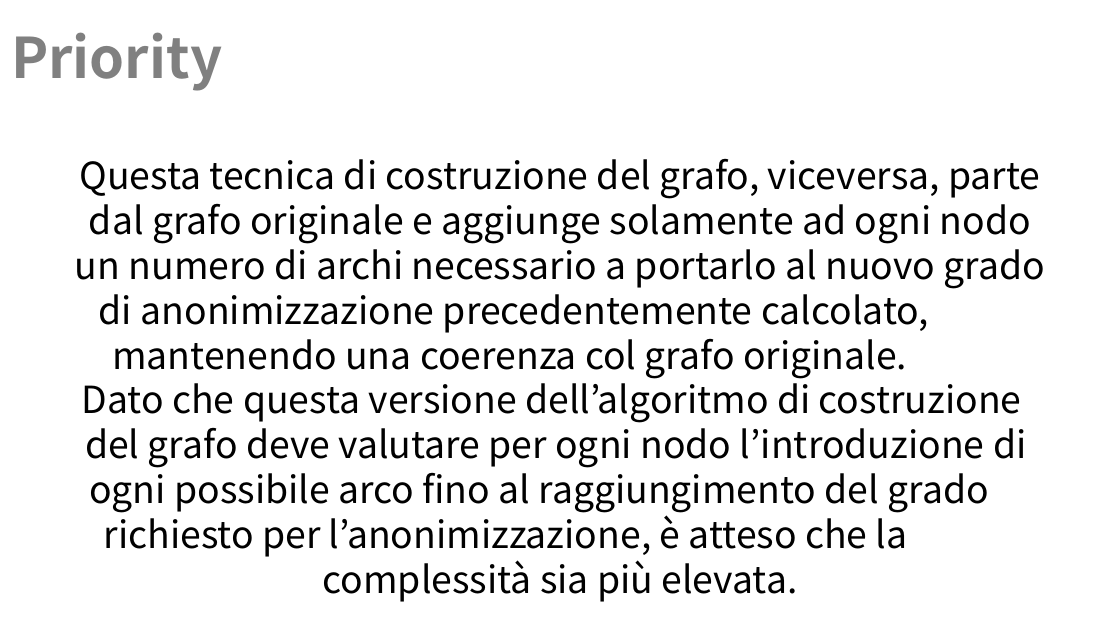
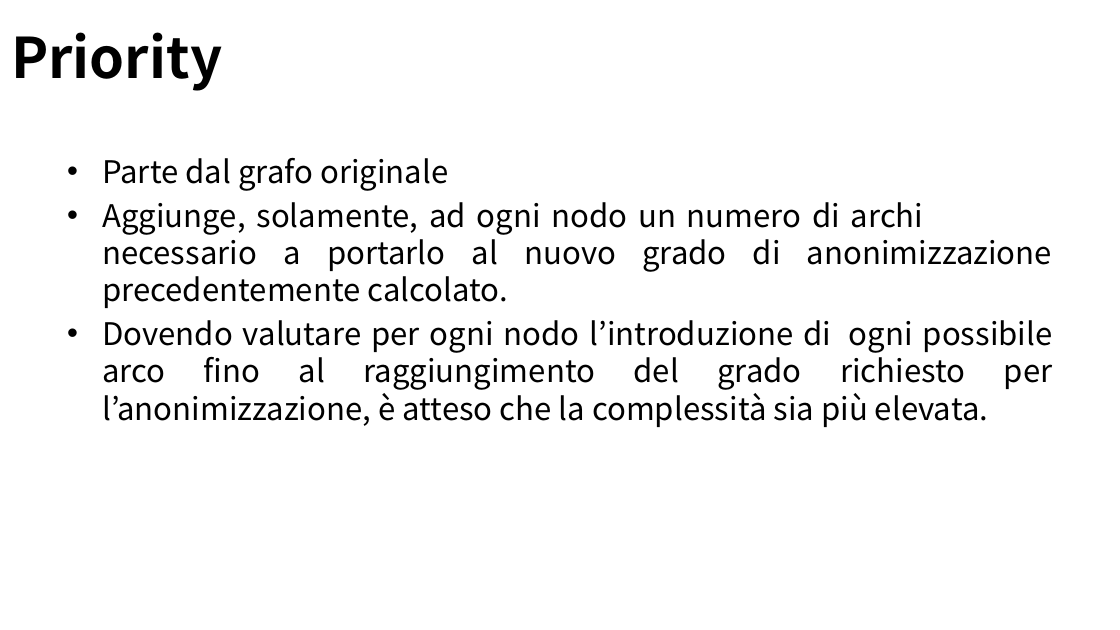
Before and after one commit to Navypowder/DP-P-project, a slide deck: slide 13 of Presentation/Towards_Identity_Anonymization_on_graph(K-degree anonymization).pptx (slide 12 before the commit). Drawn at 1120x630 pixels with LibreOffice and Linux fonts; fonts in the diff are those of the drawing; background and template pictures are left out. Boxes give left, top, right and bottom in pixels: in the first picture for what was removed or moved away, otherwise in the second. Text is boxed around its words. In the diff, an @@ line names an element or a change of style, - is before the commit and + after.

```diff
--- a/Presentation/Towards_Identity_Anonymization_on_graph(K-degree anonymization).pptx
+++ b/Presentation/Towards_Identity_Anonymization_on_graph(K-degree anonymization).pptx
@@ title "Priority" at bbox=[11, 32, 222, 91]: text colour #808080 to #000000 @@
@@ text at bbox=[102, 158, 1053, 427]: text changed; size 24 to 20 pt @@
-Questa tecnica di costruzione del grafo, viceversa, parte dal grafo originale e aggiunge solamente ad ogni nodo un numero di archi necessario a portarlo al nuovo grado di anonimizzazione precedentemente calcolato, mantenendo una coerenza col grafo originale. Dato che questa versione dell’algoritmo di costruzione del grafo deve valutare per ogni nodo l’introduzione di ogni possibile arco fino al raggiungimento del grado richiesto per l’anonimizzazione, è atteso che la complessità sia più elevata.
+• Parte dal grafo originale
+• Aggiunge, solamente, ad ogni nodo un numero di archi necessario a portarlo al nuovo grado di anonimizzazione precedentemente calcolato.
+• Dovendo valutare per ogni nodo l’introduzione di ogni possibile arco fino al raggiungimento del grado richiesto per l’anonimizzazione, è atteso che la complessità sia più elevata.
```
Also in this commit, not shown: 17 other slides changed, 2 slides added.
